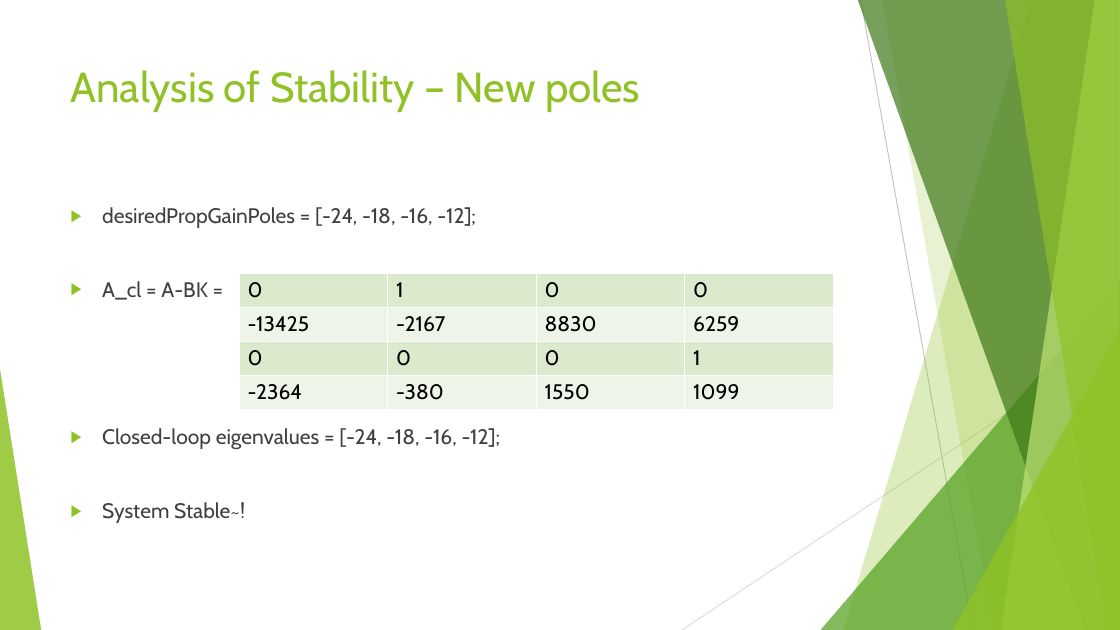
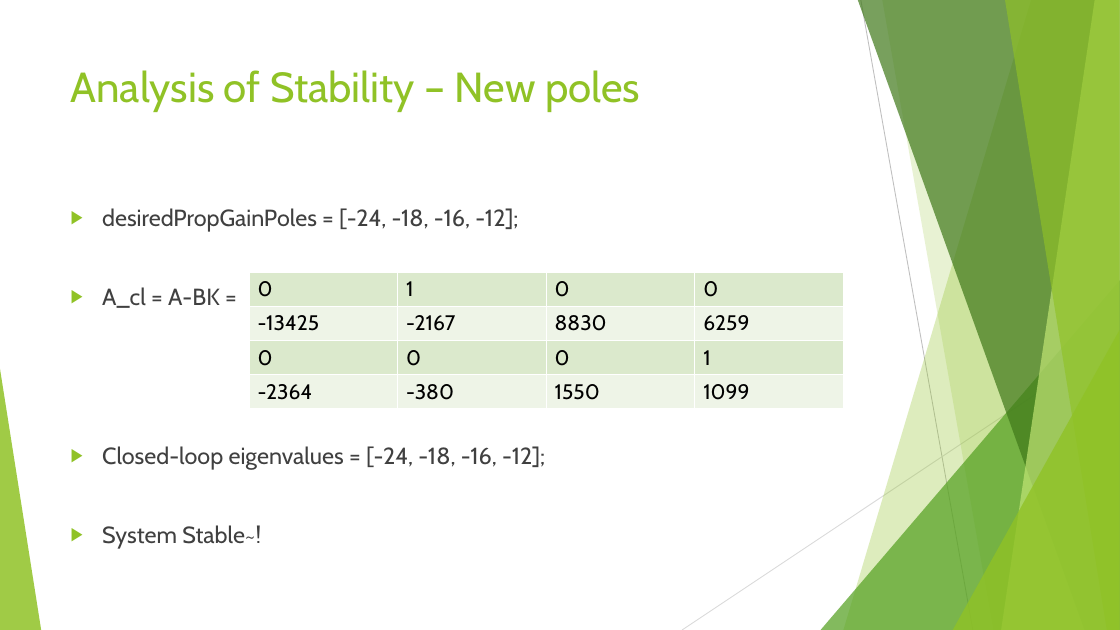
Before and after one commit to mcrusso2/EEP547_Project, a slide deck: slide 7 of Russo_Gaddis_EEP547_project.pptx. Drawn at 1120x630 pixels with LibreOffice and Linux fonts; fonts in the diff are those of the drawing. Boxes give left, top, right and bottom in pixels: in the first picture for what was removed or moved away, otherwise in the second. Text is boxed around its words. In the diff, an @@ line names an element or a change of style, - is before the commit and + after.

```diff
--- a/Russo_Gaddis_EEP547_project.pptx
+++ b/Russo_Gaddis_EEP547_project.pptx
@@ text "desiredPropGainPoles = [-24, -18, -16, ..." at (102,208,545,549): size 18 to 20 pt @@
@@ table: place and size @@
-table at (239,273,834,409)
+table at (250,272,844,408)
```
Also in this commit, not shown: 4 other slides changed, 2 slides added, 1 slide removed.
